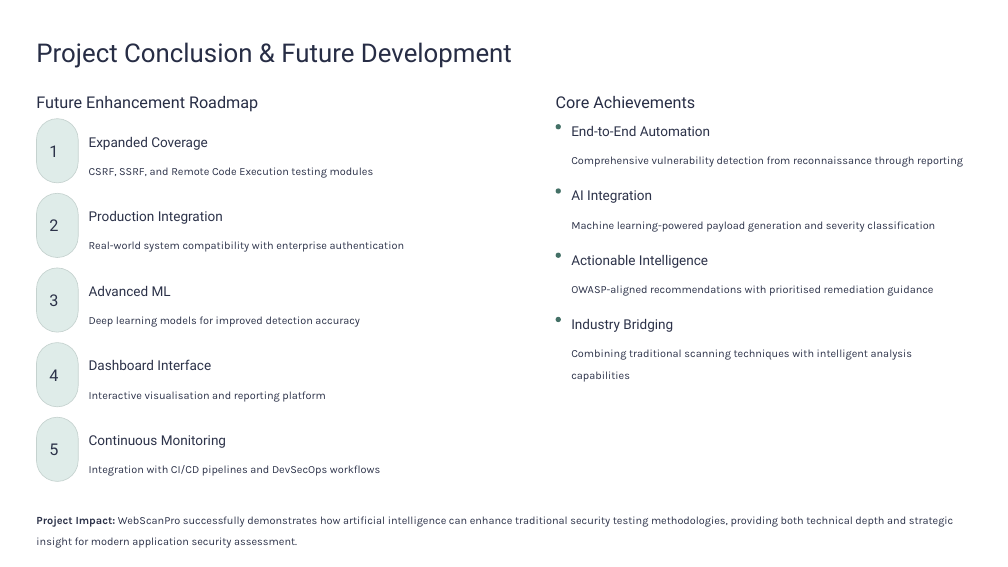
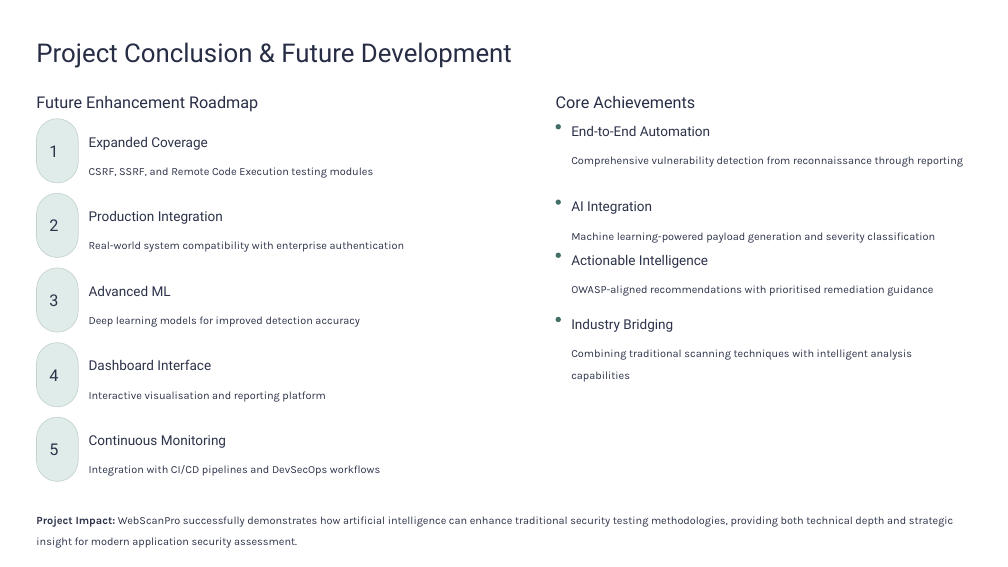
Before and after one commit to sabhansali/WebScanPro, a slide deck: slide 10 of WebScanPro Final PPT.pptx. Drawn at 1008x567 pixels with LibreOffice and Linux fonts; fonts in the diff are those of the drawing; background and template pictures are left out. Boxes give left, top, right and bottom in pixels: in the first picture for what was removed or moved away, otherwise in the second. Text is boxed around its words. In the diff, an @@ line names an element or a change of style, - is before the commit and + after.

```diff
--- a/WebScanPro Final PPT.pptx
+++ b/WebScanPro Final PPT.pptx
@@ 2 texts, 1 rounded rectangle: place and size @@
-2 texts, 1 rounded rectangle at (556, 188, 935, 232)
+2 texts, 1 rounded rectangle at (556, 200, 935, 243)
```
Also in this commit, not shown: 5 other slides changed.
